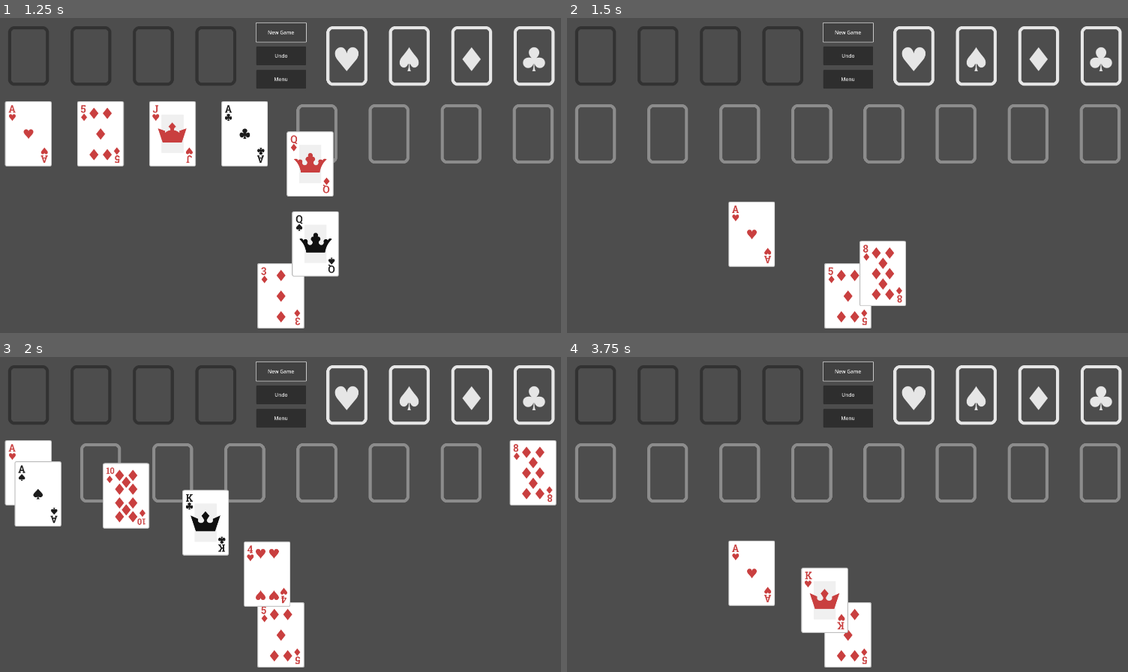
Above: before the commit, frames 1-4 (two rows, left to right).
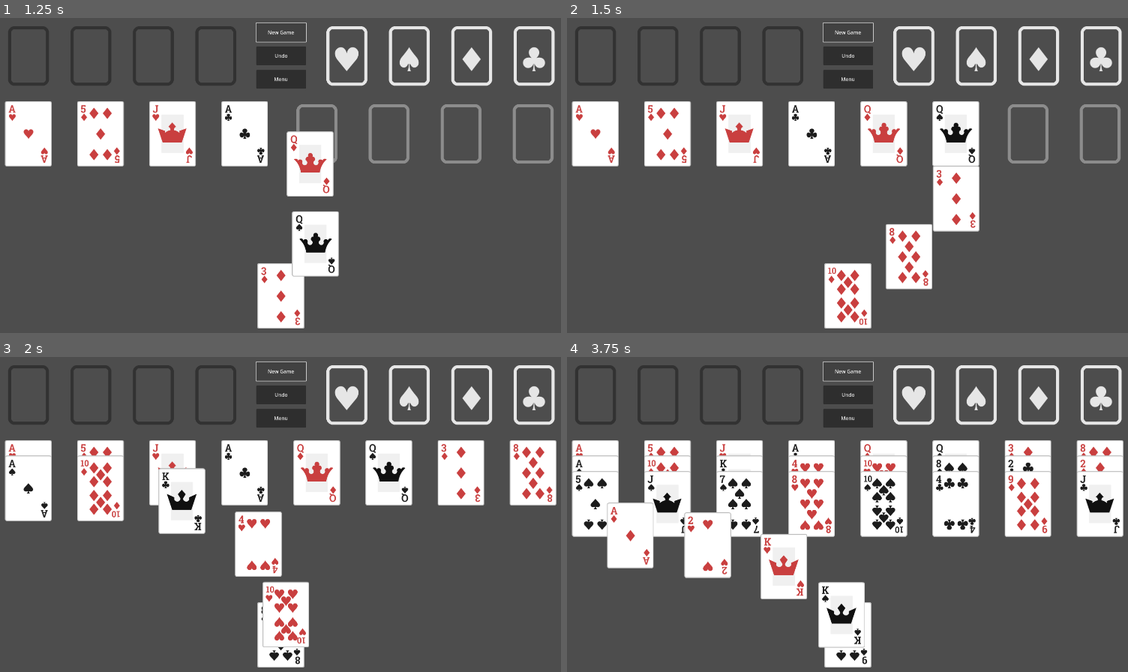
Above: after the commit, the same moments.

Repository: emabrey/card-framework
Game: Godot game, scene res://freecell/scenes/main_game/freecell_game.tscn
The game is run twice, just before and just after one commit, with the same random seed, the same clock (stepped at 60 frames per second) and the same inputs. The project has no main scene, so this scene is started directly.
Inputs:
- Up to frame 1 (1.25 s): click "New Game" at 0.5 s
- Up to frame 2 (1.5 s): click "New Game" at 1.25 s
- Up to frame 3 (2 s): no input
- Up to frame 4 (3.75 s): click "Undo" at 2 s; click "Undo" at 2.75 s; click "New Game" at 3.5 s

Frame 1 is identical in both runs. In frame 2, 16% of the frame differs, in the area x 0-74%, y 26-98%; in frame 3, 17%; in frame 4, 27%, in the area x 0-100%, y 26-98%.
Error before the commit: Invalid access of index '50' on a base object of type: 'Array'. (res://freecell/scenes/main_game/freecell_game.gd:320)

Commit message:
feat: prevent multiple game creations by adding a flag for new game state

Diff:
--- a/freecell/scenes/main_game/freecell_game.gd
+++ b/freecell/scenes/main_game/freecell_game.gd
@@ -14,6 +14,7 @@
 # XXX: temp magin number
 var current_seed := 164
 
+var is_creating_new_game := false
 var auto_move_timer: Timer
 var auto_move_target := {}
 var auto_moving_map := {}
@@ -329,9 +330,13 @@
 		_update_cards_can_be_interactwith(tableau)
 
 func _new_game():
+	if is_creating_new_game:
+		return
+	is_creating_new_game = true
 	_reset_cards_in_game()
 	await _generate_cards()
 	_start_game()
+	is_creating_new_game = false
 
 
 func _set_all_card_control(disable: bool):
